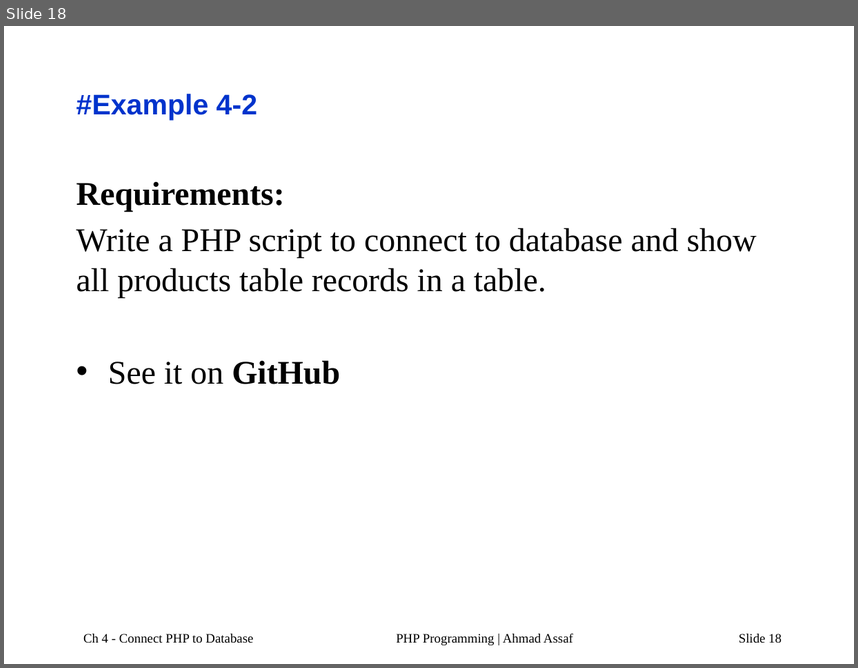
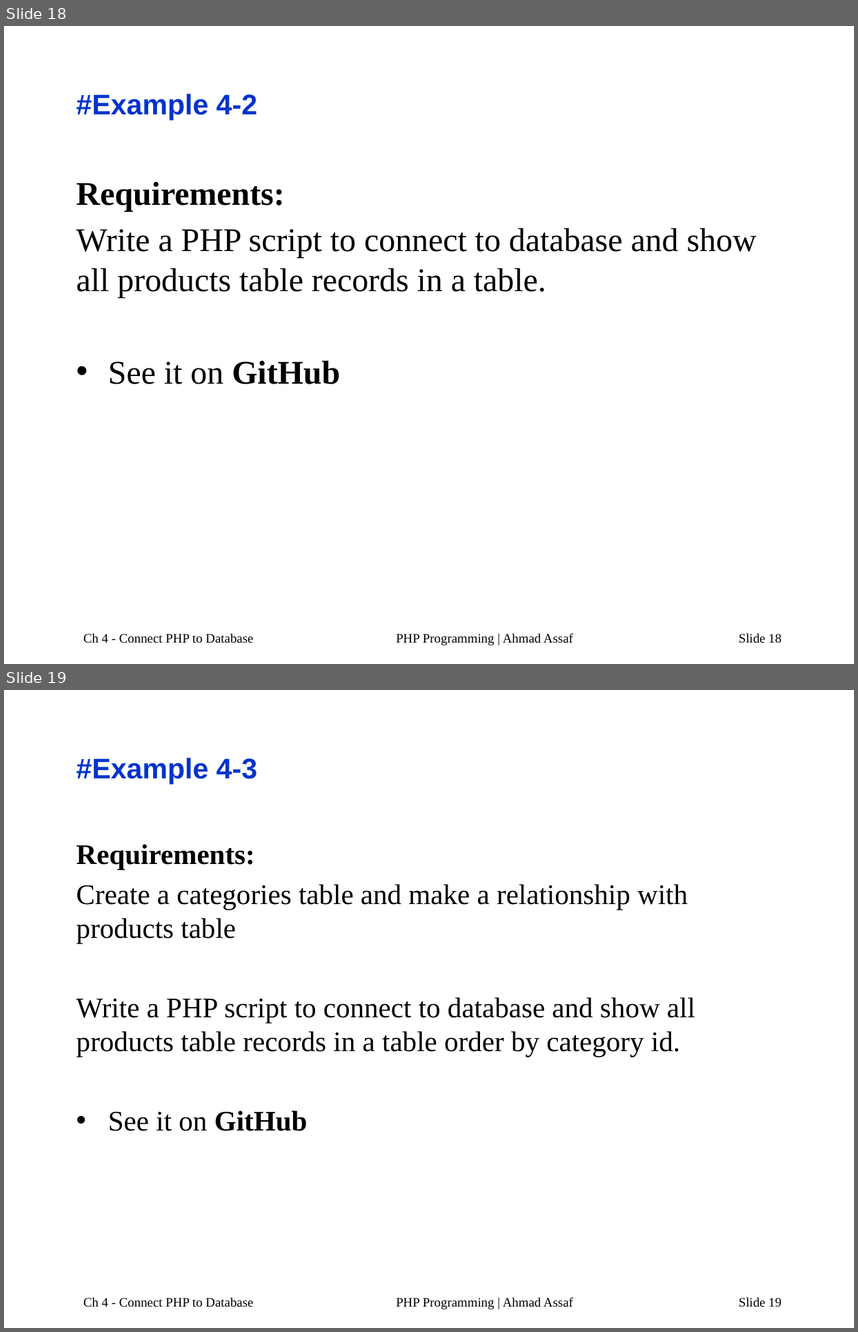
Before and after one commit to AhmadAssafCode/PHP2211, a slide deck: others/PHP-Ch4a.pptx. Shown one above the other, each under a label of ours: slide 18 before the commit, slides 18 and 19 after it. The pictures are 858x668 and 858x1332 pixels, drawn with LibreOffice and Linux fonts; fonts in the diff are those of the drawing. Boxes give left, top, right and bottom in pixels: in the first picture for what was removed or moved away, otherwise in the second. Text is boxed around its words. In the diff, an @@ line names an element or a change of style, - is before the commit and + after.

```diff
--- a/others/PHP-Ch4a.pptx
+++ b/others/PHP-Ch4a.pptx
@@ slide 19 added at (4,690,854,1328), background #FFFFFF @@
@@ title added at (76,758,257,784), 24 pt, text #0033CC, bold @@
+#Example 4-3
@@ text added at (76,844,695,1131), 24 pt, text #000000 @@
+Requirements:
+Create a categories table and make a relationship with products table
+Write a PHP script to connect to database and show all products table records in a table order by category id.
+• See it on GitHub
@@ text added at (83,1297,253,1307), 11 pt, text #000000 @@
+Ch 4 - Connect PHP to Database
@@ text added at (396,1297,573,1309), 11 pt, text #000000 @@
+PHP Programming | Ahmad Assaf
@@ page number added at (739,1297,782,1307), 11 pt, text #000000 @@
+Slide 19
```
Also in this commit, not shown: 3 slides changed, 1 other file.
